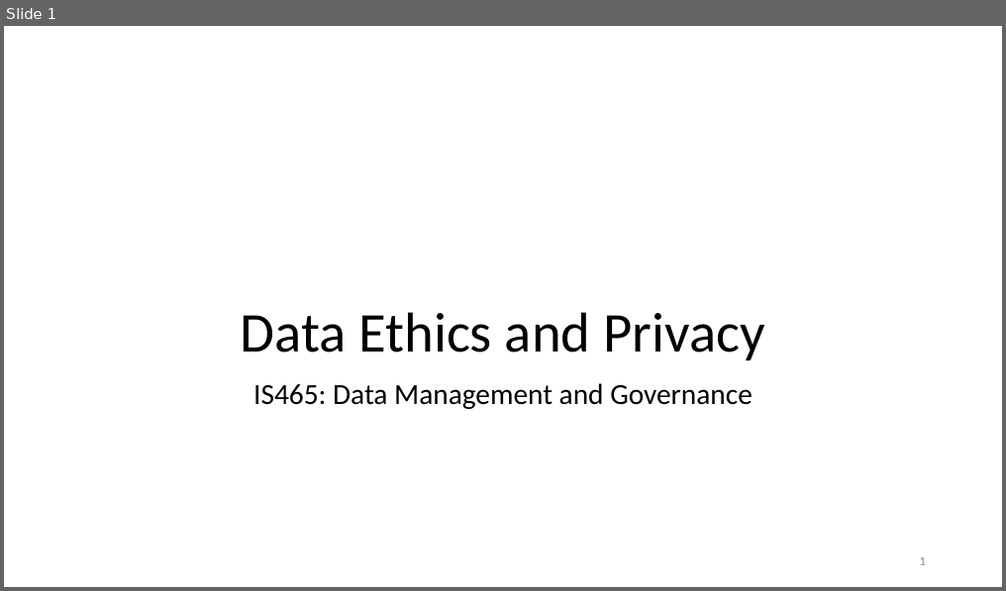
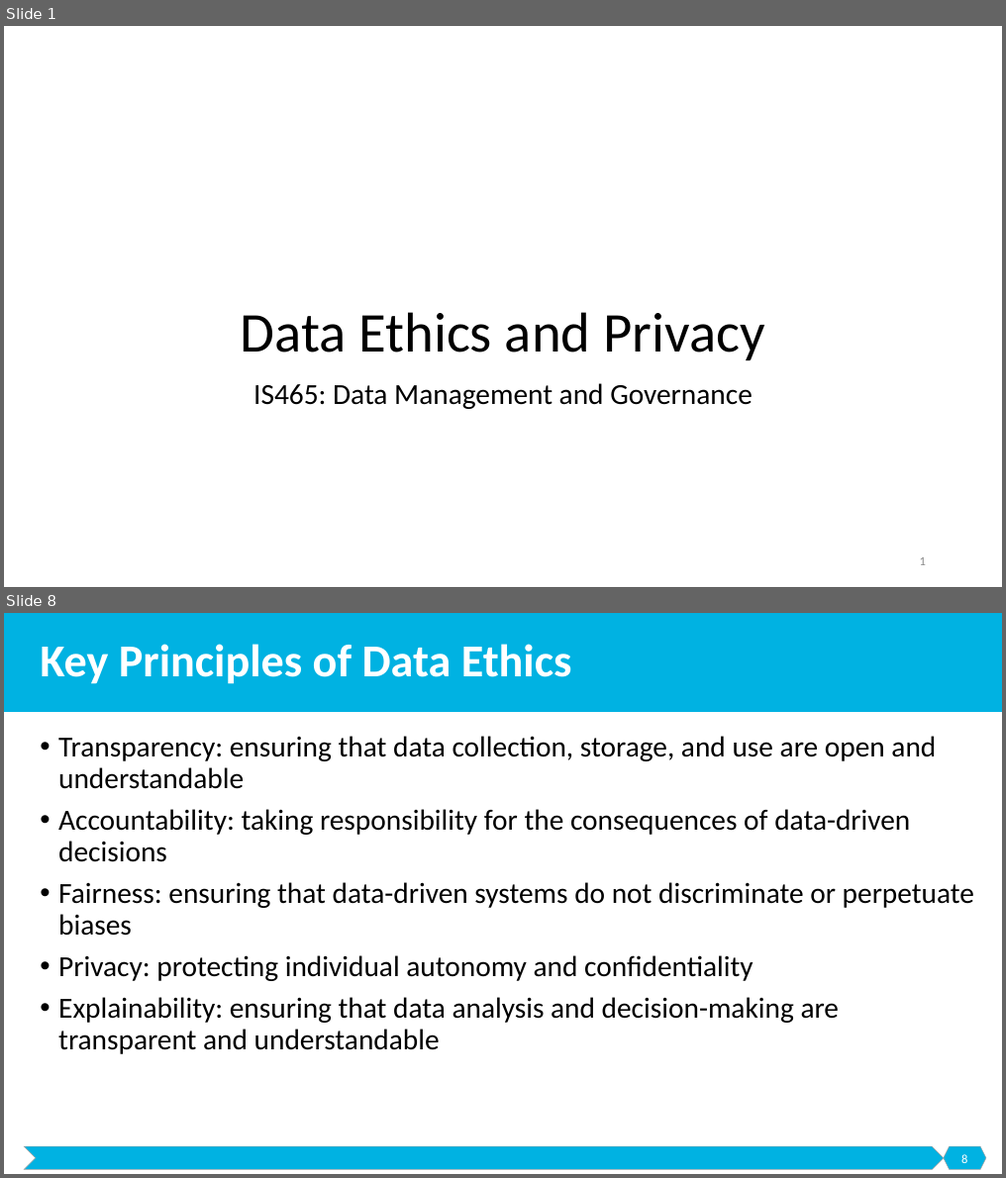
Before and after one commit to malenezi/malenezi, a slide deck: IS466/Lectures/7-DEP/Data Ethics and Privacy.pptx. Shown one above the other, each under a label of ours: slide 1 before the commit, slides 1 and 8 after it; the slides between them are not shown. The pictures are 1006x591 and 1006x1178 pixels, drawn with LibreOffice and Linux fonts; fonts in the diff are those of the drawing; background and template pictures are left out. Boxes give left, top, right and bottom in pixels: in the first picture for what was removed or moved away, otherwise in the second. Text is boxed around its words. In the diff, an @@ line names an element or a change of style, - is before the commit and + after.

```diff
--- a/IS466/Lectures/7-DEP/Data Ethics and Privacy.pptx
+++ b/IS466/Lectures/7-DEP/Data Ethics and Privacy.pptx
@@ slide 8 added at box(4, 613, 1002, 1174), background #FFFFFF @@
@@ rectangle added at box(4, 613, 1002, 712), fill #00B2E2 @@
@@ title added at box(40, 644, 572, 684), 44 pt, text #FFFFFF, bold @@
+Key Principles of Data Ethics
@@ text added at box(58, 736, 974, 1055), 28 pt, text #000000 @@
+• Transparency: ensuring that data collection, storage, and use are open and understandable
+• Accountability: taking responsibility for the consequences of data-driven decisions
+• Fairness: ensuring that data-driven systems do not discriminate or perpetuate biases
+• Privacy: protecting individual autonomy and confidentiality
+• Explainability: ensuring that data analysis and decision-making are transparent and understandable
@@ chevron added at box(24, 1147, 944, 1170), fill #00B2E2, outline #A5A5A5 0.5 pt @@
@@ hexagon added at box(944, 1147, 986, 1170), fill #00B2E2, outline #A5A5A5 0.5 pt @@
@@ page number added at box(961, 1155, 967, 1163), 12 pt, text #FFFFFF @@
+8
```
Also in this commit, not shown: 3 slides changed, 51 other slides added, 2 other files.
